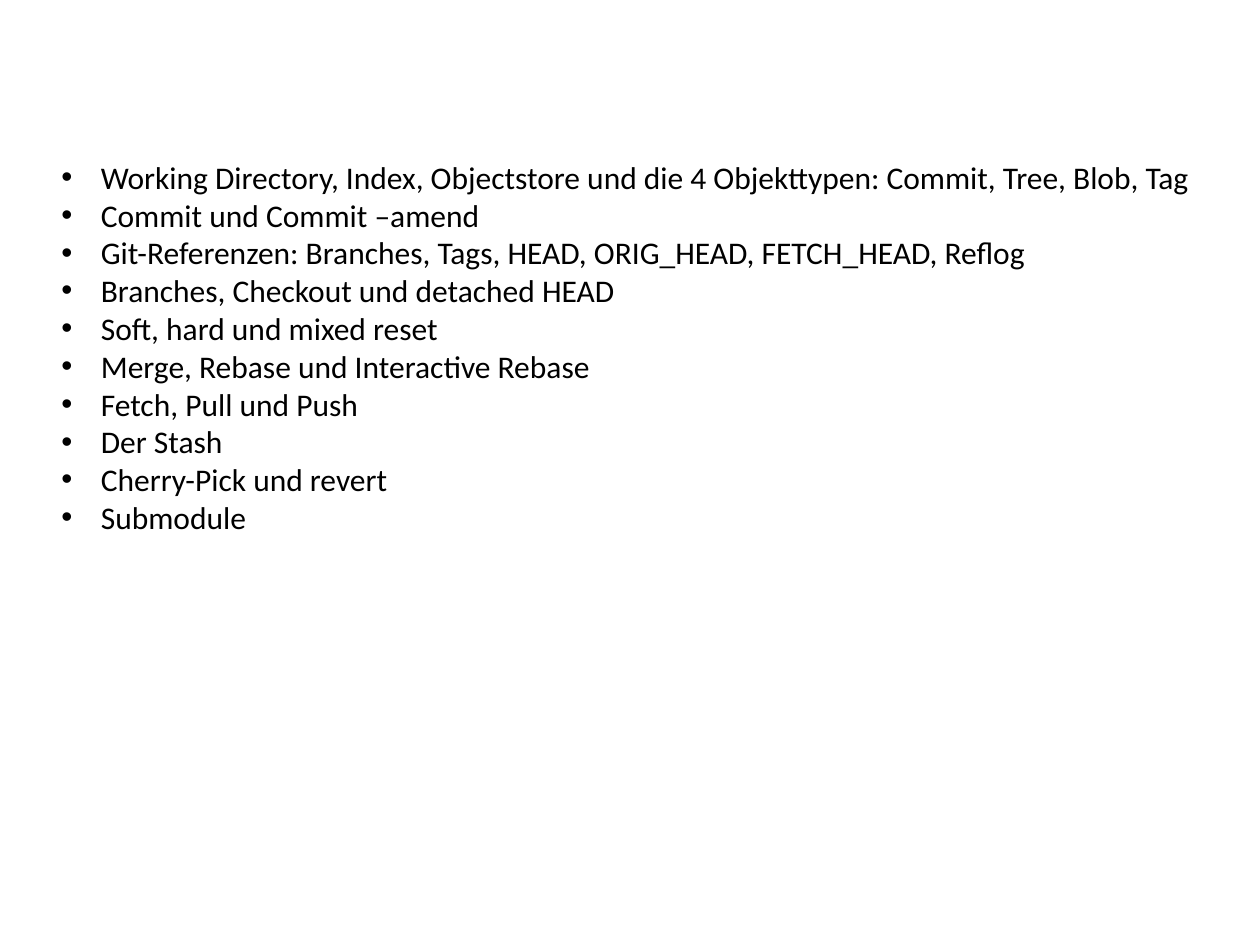
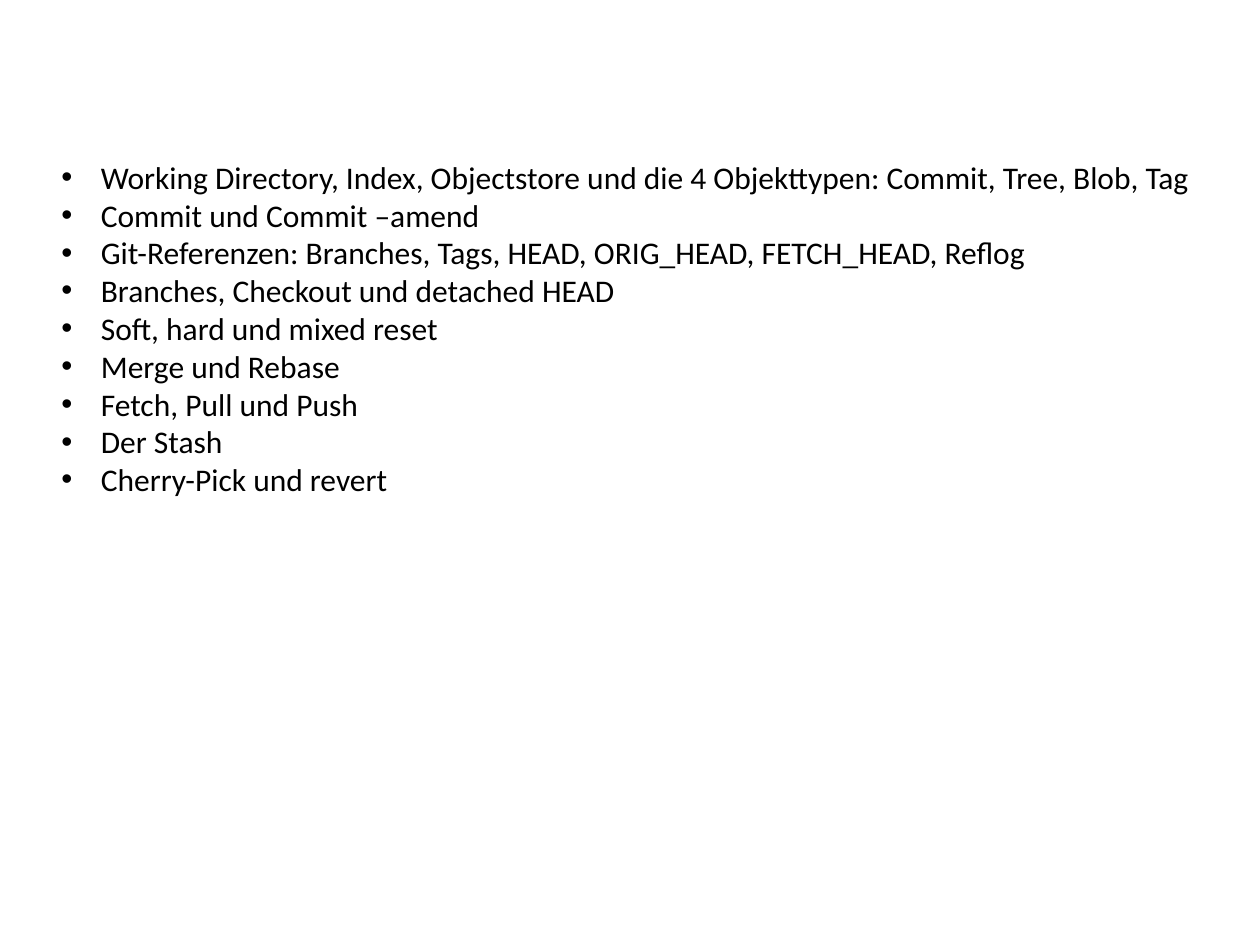
Before and after one commit to owidder/git-wks, a slide deck: slide 2 of git-wks.pptx. Drawn at 1260x945 pixels with LibreOffice and Linux fonts; fonts in the diff are those of the drawing. Boxes give left, top, right and bottom in pixels: in the first picture for what was removed or moved away, otherwise in the second. Text is boxed around its words. In the diff, an @@ line names an element or a change of style, - is before the commit and + after.

```diff
--- a/git-wks.pptx
+++ b/git-wks.pptx
@@ text at (101, 356, 340, 384): text changed @@
-• Merge, Rebase und Interactive Rebase
+• Merge und Rebase
@@ text at (101, 507, 246, 530): paragraph removed @@
-• Submodule
```
Also in this commit, not shown: 6 other slides changed, 6 slides added.
